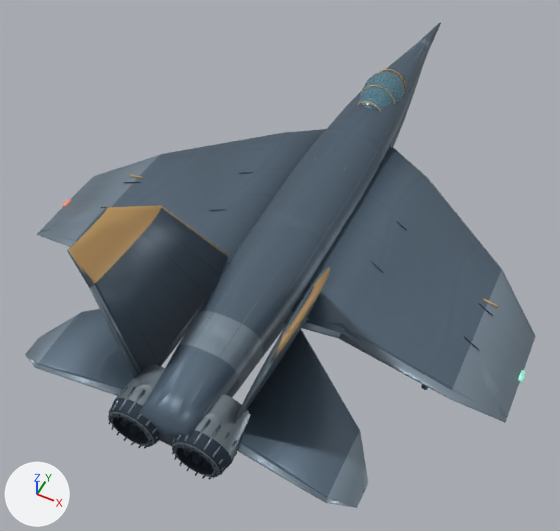
The glTF model assets/fleet/hornet.glb, before and after one commit.
Both versions are drawn from a 50 mm lens placed at (5.69, -14.52, 14.07), pointed at (-0.3, -2.55, -0.9). Arrows for +X, +Y and +Z are at lower left; the lights stay in place. The picture after the commit comes second. Where no turn or scale is listed for an object, it has been applied to the vertices. Vertices at exactly the same position are counted once.

Objects in the first picture: 'Airframe shell mesh', 'Airframe shell.001 mesh', 'Airframe shell.002 mesh', 'Canopy glass', 'Hinged Aileron.001' and 6 more.
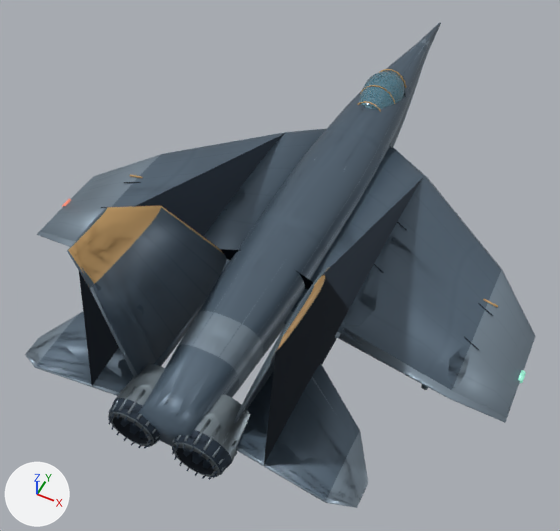
Location of each change, [x1, y1, x2, y2] in pixels of the pictures (560 x 531 px):
'Aft nacelles', added: after [79, 235, 349, 477]
    faces in mat_skin: [94, 241, 303, 463]
    faces in mat_dark (dark blue #293746): [79, 250, 349, 473]
    faces in mat_titanium: [108, 364, 250, 477]
    faces in mat_trim (beige #d8ad71): [82, 235, 276, 352]
    faces in mat_belly: [249, 308, 298, 394]
'Starboard wing', added: after [264, 178, 515, 506]
    faces in mat_dark (dark blue #293746): [264, 178, 423, 464]
    faces in mat_skin: [265, 236, 482, 500]
    faces in mat_panel: [328, 348, 515, 506]
    faces in mat_trim (beige #d8ad71): [278, 308, 309, 349]
'Port wing', added: after [28, 134, 284, 386]
    faces in mat_dark (dark blue #293746): [79, 134, 284, 386]
    faces in mat_skin: [37, 186, 175, 382]
    faces in mat_panel: [28, 201, 114, 363]
    faces in mat_trim (beige #d8ad71): [69, 226, 101, 263]
'Central fuselage', added: after [203, 73, 406, 290]
    faces in mat_skin: [203, 96, 405, 281]
    faces in mat_dark (dark blue #293746): [221, 92, 406, 290]
    faces in mat_glass (cyan #6694a6): [361, 73, 404, 109]
part 1 of me_aileron_004, added: after [38, 207, 518, 498]

The change, as a diff of the scene's bpy script:
```diff
--- a/assets/fleet/hornet.glb.py
+++ b/assets/fleet/hornet.glb.py
@@ me_aileron_004 @@
-me_aileron_004.from_pydata(...)  # 588 vertices, 1044 faces; spans x -6.2..6.2, y -8.7..8.7, z -2.2..2.2
+me_aileron_004.from_pydata(...)  # 630 vertices, 1128 faces; spans x -6.2..6.2, y -8.7..8.7, z -2.2..2.2
+# me_aileron_004 part 1: 42 vertices added at x -5.6..5.6, y -7.8..-0.1, z -1.7..0.0
 me_aileron_004.materials.append(mat_skin)
@@ ob_aft_nacelles @@
+ob_aft_nacelles = bpy.data.objects.new('Aft nacelles', me_aft_nacelles)  # 1032 vertices, 1561 faces; spans x -2.09..2.09, y -8.71..-3.92, z -2.18..1.94; in mat_trim (beige #d8ad71), mat_intake (black #141d27), mat_dark (dark blue #293746)
+ob_aft_nacelles.location = (0.0, 0.16, 1.29)
@@ ob_starboard_wing @@
+ob_starboard_wing = bpy.data.objects.new('Starboard wing', me_starboard_wing)  # 365 vertices, 550 faces; spans x 2.09..6.15, y -8.36..1.37, z -1.88..2.23; in mat_trim (beige #d8ad71), mat_dark (dark blue #293746)
+ob_starboard_wing.location = (0.0, 0.16, 1.29)
@@ ob_port_wing @@
+ob_port_wing = bpy.data.objects.new('Port wing', me_port_wing)  # 366 vertices, 552 faces; spans x -6.15..-2.09, y -8.36..1.37, z -1.88..2.23; in mat_trim (beige #d8ad71), mat_dark (dark blue #293746)
+ob_port_wing.location = (0.0, 0.16, 1.29)
@@ ob_central_fuselage @@
+ob_central_fuselage = bpy.data.objects.new('Central fuselage', me_central_fuselage)  # 1307 vertices, 2155 faces; spans x -2.09..2.09, y -3.92..3.59, z -2.23..-0.05; in mat_trim (beige #d8ad71), mat_intake (black #141d27), mat_glass (cyan #6694a6), mat_dark (dark blue #293746)
+ob_central_fuselage.location = (0.0, 0.16, 1.29)
```
